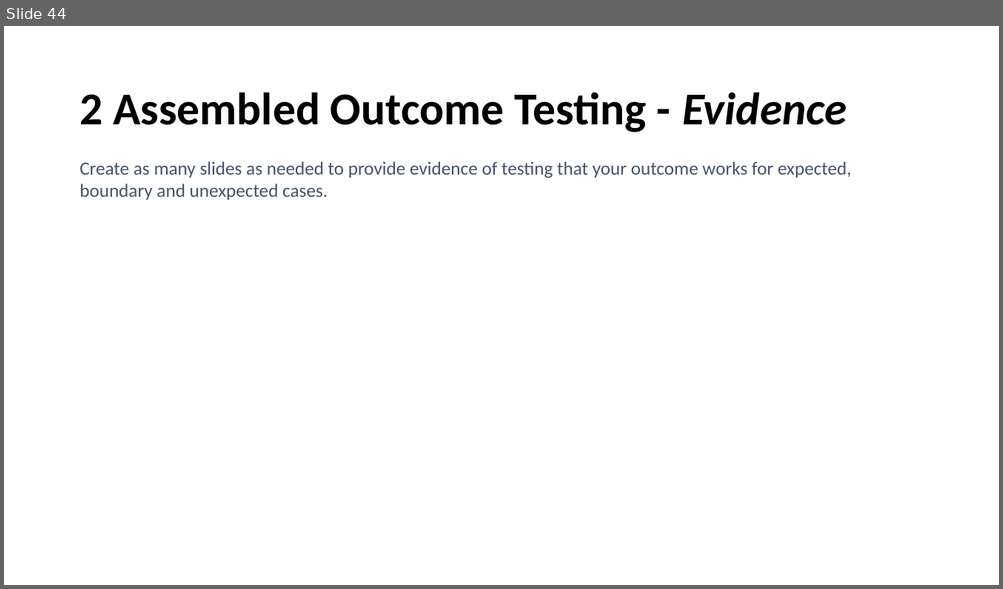
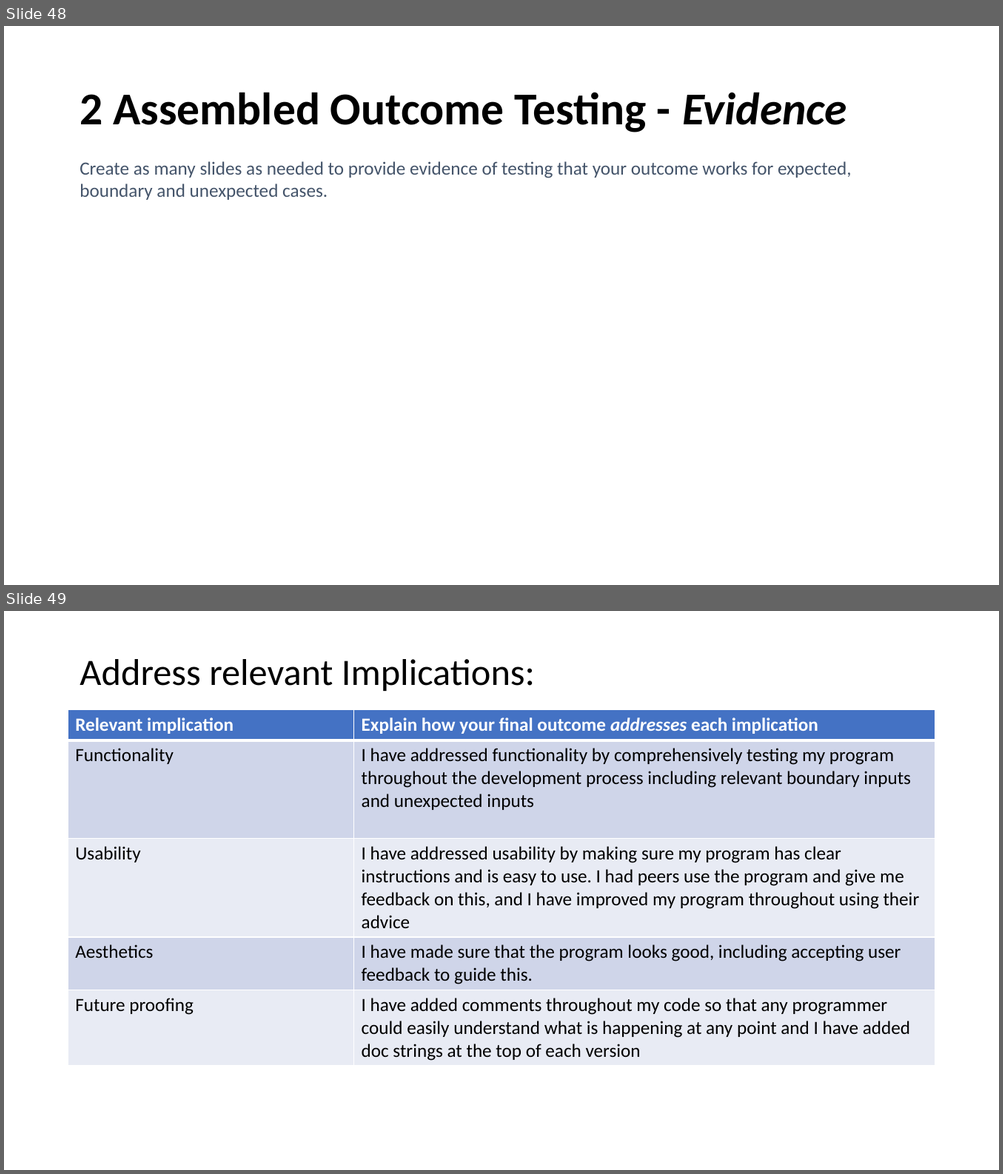
Before and after one commit to Samuel-Burgess/CS-Assesment-Programming, a slide deck: Documentation/3.7 and 3.8 Documentation Samuel Burgess.pptx. Shown one above the other, each under a label of ours: slide 44 before the commit, slides 48 and 49 after it. The pictures are 1003x589 and 1003x1174 pixels, drawn with LibreOffice and Linux fonts; fonts in the diff are those of the drawing. Boxes give left, top, right and bottom in pixels: in the first picture for what was removed or moved away, otherwise in the second. Text is boxed around its words. In the diff, an @@ line names an element or a change of style, - is before the commit and + after.

Commit message:
finalizing

```diff
--- a/Documentation/3.7 and 3.8 Documentation Samuel Burgess.pptx
+++ b/Documentation/3.7 and 3.8 Documentation Samuel Burgess.pptx
@@ slide 49 added at box(4, 611, 999, 1170), background #FFFFFF @@
@@ title added at box(79, 659, 535, 691), 36 pt, text #000000 @@
+Address relevant Implications:
@@ table added at box(68, 710, 935, 1064), 5 rows, 2 columns @@
+Relevant implication | Explain how your final outcome addresses each implication
+Functionality | I have addressed functionality by comprehensively testing my program throughout the development process including relevant boundary inputs and unexpected inputs
+Usability | I have addressed usability by making sure my program has clear instructions and is easy to use. I had peers use the program and give me feedback on this, and I have improved my program throughout using their advice
+Aesthetics | I have made sure that the program looks good, including accepting user feedback to guide this.
+Future proofing | I have added comments throughout my code so that any programmer could easily understand what is happening at any point and I have added doc strings at the top of each version
@@ what was slide 44 is now slide 48 @@
```
Also in this commit, not shown: 5 slides changed, 7 other slides added, 1 slide removed, 6 other files.
